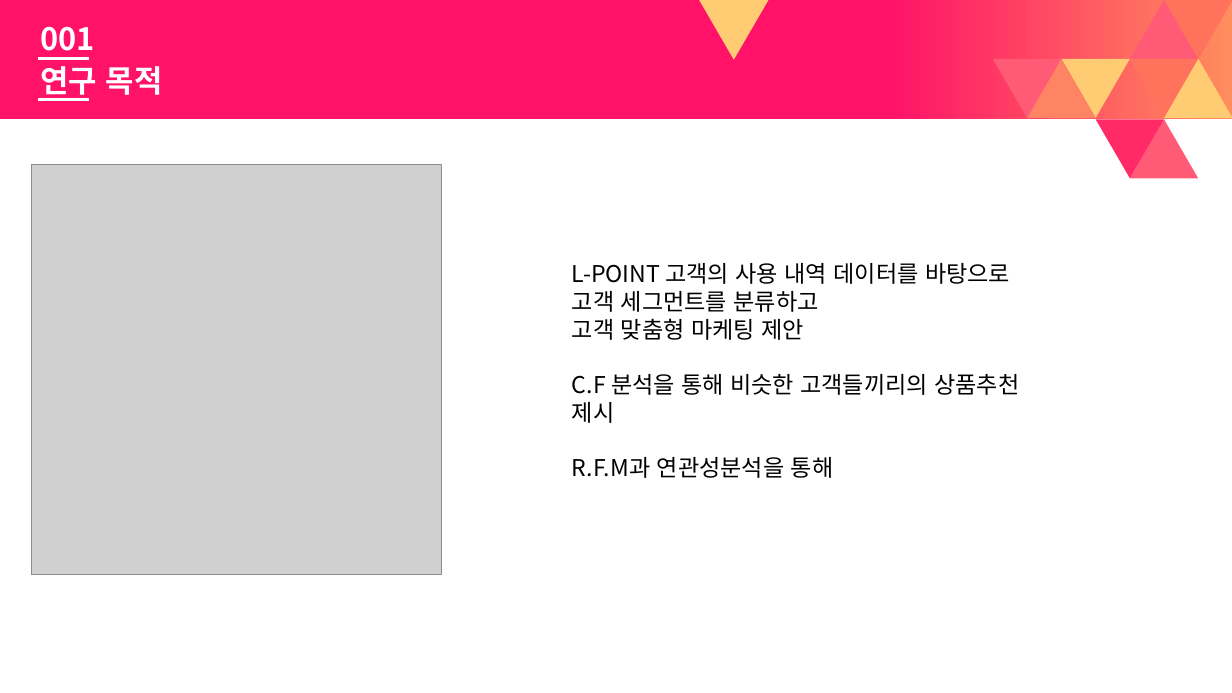
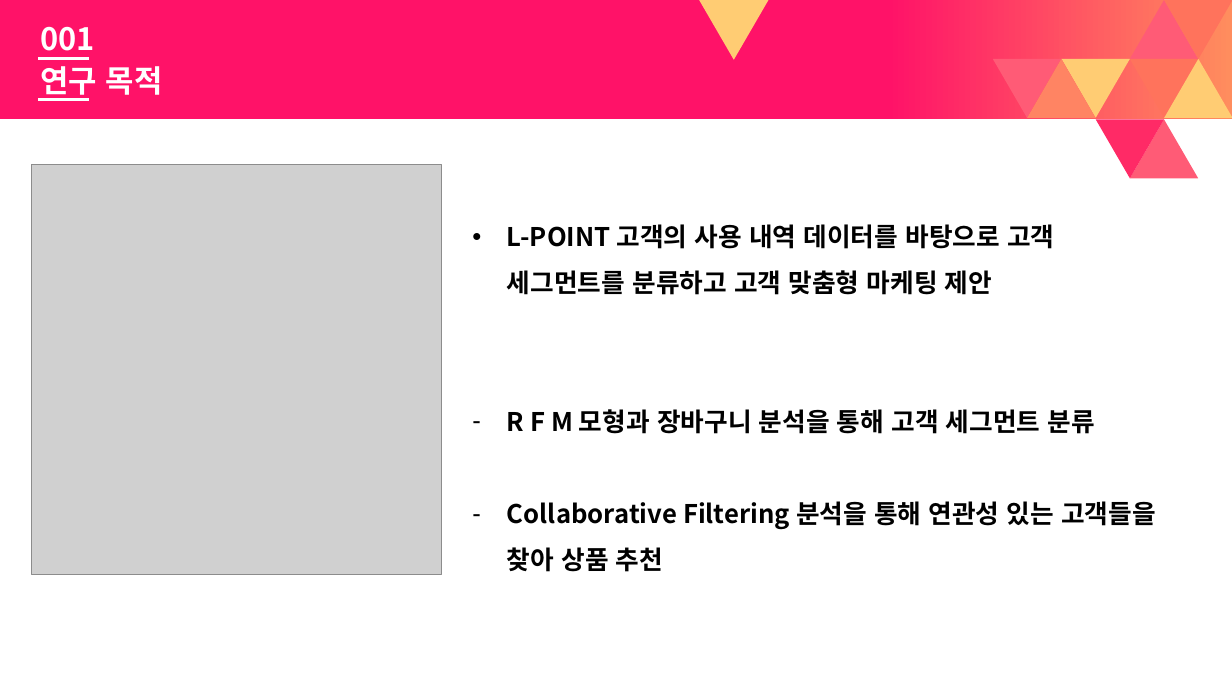
Before and after one commit to vlufoot/smu_team_6, a slide deck: slide 3 of 빅데이터 Presentation darft.pptx. Drawn at 1232x693 pixels with LibreOffice and Linux fonts; fonts in the diff are those of the drawing; grey boxes stand for pictures. Boxes give left, top, right and bottom in pixels: in the first picture for what was removed or moved away, otherwise in the second. Text is boxed around its words. In the diff, an @@ line names an element or a change of style, - is before the commit and + after.

```diff
--- a/빅데이터 Presentation darft.pptx
+++ b/빅데이터 Presentation darft.pptx
@@ text at [507,224,1156,572]: text changed; size 18 to 20 pt; bold on @@
-L-POINT 고객의 사용 내역 데이터를 바탕으로 고객 세그먼트를 분류하고
-고객 맞춤형 마케팅 제안
-C.F 분석을 통해 비슷한 고객들끼리의 상품추천 제시
-R.F.M과 연관성분석을 통해
+• L-POINT 고객의 사용 내역 데이터를 바탕으로 고객 세그먼트를 분류하고 고객 맞춤형 마케팅 제안
+– R F M 모형과 장바구니 분석을 통해 고객 세그먼트 분류
+– Collaborative Filtering 분석을 통해 연관성 있는 고객들을 찾아 상품 추천
```
Also in this commit, not shown: 7 other slides changed, 11 slides added, 4 slides removed.
